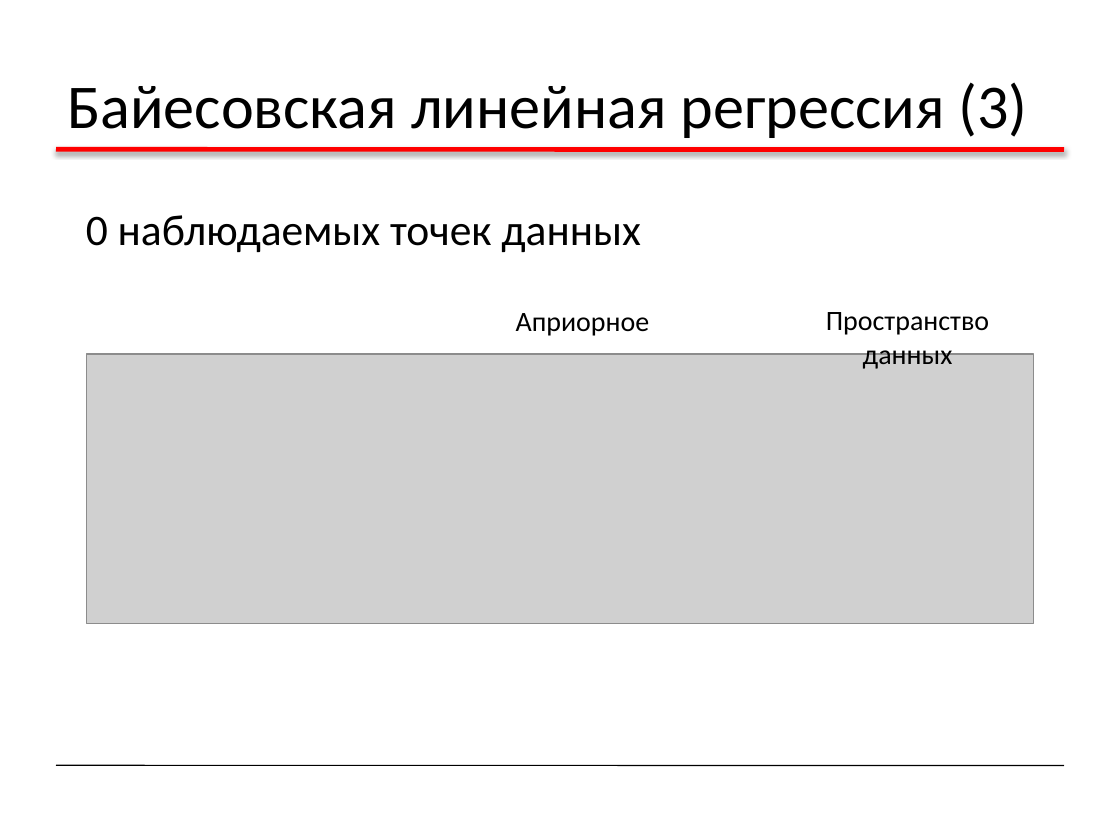
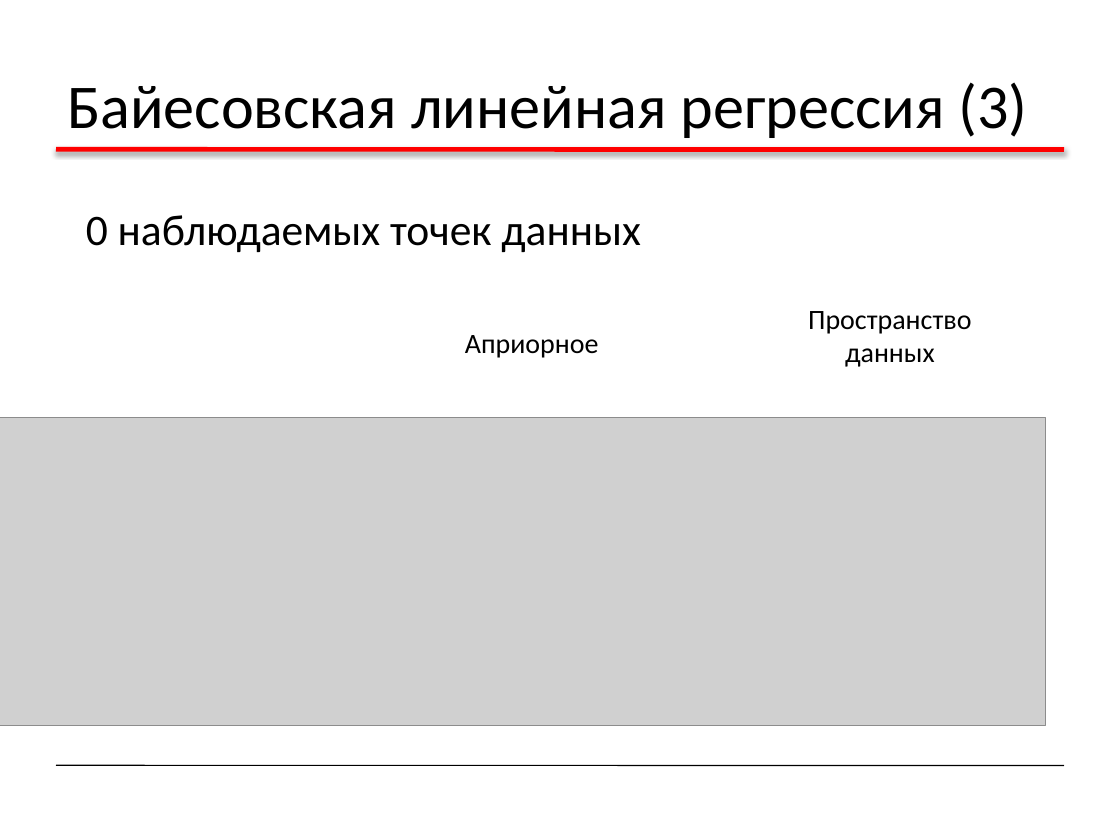
Before and after one commit to sudakov/ai-lab, a slide deck: slide 28 of ML2.pptx. Drawn at 1120x840 pixels with LibreOffice and Linux fonts; fonts in the diff are those of the drawing; grey boxes stand for pictures. Boxes give left, top, right and bottom in pixels: in the first picture for what was removed or moved away, otherwise in the second. Text is boxed around its words. In the diff, an @@ line names an element or a change of style, - is before the commit and + after.

```diff
--- a/ML2.pptx
+++ b/ML2.pptx
@@ text "Пространство данных": place and size @@
-text "Пространство данных" at (826, 312, 989, 369)
+text "Пространство данных" at (808, 311, 971, 367)
@@ text "Априорное": place and size @@
-text "Априорное" at (516, 313, 650, 336)
+text "Априорное" at (465, 335, 599, 358)
@@ picture: place and size @@
-picture at (86, 354, 1034, 624)
+picture at (0, 418, 1045, 726)
```
Also in this commit, not shown: 11 other slides changed, 5 slides removed, 5 other files.
